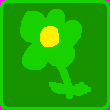
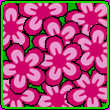
Comparing the layer stacks of the two 110×110 images. Changes:
added layer "Pasted Layer" above "Pasted Layer#7" over <box>0,0,110,110</box>
added layer "Pasted Layer#7" above "Pasted Layer#6" over <box>0,41,48,97</box>
added layer "Pasted Layer#6" above "Pasted Layer#5" over <box>31,33,85,89</box>
added layer "Pasted Layer#5" above "Pasted Layer#3" over <box>69,22,110,77</box>
added layer "Pasted Layer#3" above "Pasted Layer#2" over <box>0,67,43,110</box>
added layer "Pasted Layer#2" above "Pasted Layer#1" over <box>64,64,110,110</box>
added layer "Pasted Layer#1" above "Transformation" over <box>29,15,84,69</box>
added layer "Transformation" above "Pasted Layer#4" over <box>62,0,110,47</box>
added layer "Pasted Layer#4" above "Pasted Layer#9" over <box>29,74,83,110</box>
added layer "Pasted Layer#9" above "Pasted Layer#8" over <box>18,0,68,36</box>
added layer "Pasted Layer#8" above "New Layer" over <box>0,2,36,51</box>
added layer "New Layer" above "Arrière-plan" over <box>3,3,107,107</box>
hid "Arrière-plan", painted on it over <box>0,0,110,110</box>
